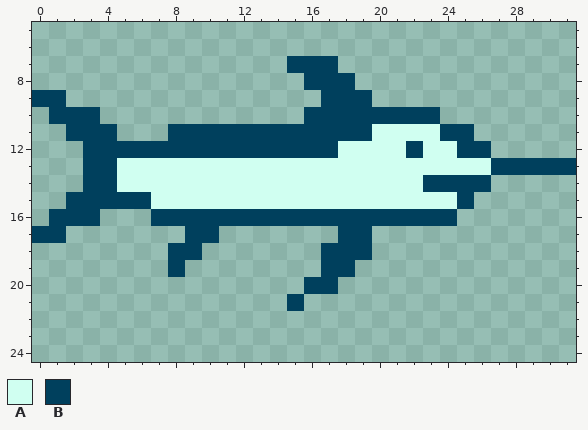
Pixel-art sprite -- Assets/Fish/Swordfish.png. That is the earlier state.
The file is 32x32 pixels. Shown: x 0..31, y 5..24.
Palette (. is transparent): A #d0fff1  B #00405d
Pixels before, first column x 0:
 7 ...............BBB..............
 8 ................BBB.............
 9 BB...............BBB............
10 .BBB............BBBBBBBB........
11 ..BBB...BBBBBBBBBBBBAAAABB......
12 ...BBBBBBBBBBBBBBBAAAABAABB.....
13 ...BBAAAAAAAAAAAAAAAAAAAAAABBBBB
14 ...BBAAAAAAAAAAAAAAAAAABBBB.....
15 ..BBBBBAAAAAAAAAAAAAAAAAAB......
16 .BBB...BBBBBBBBBBBBBBBBBB.......
17 BB.......BB.......BB............
18 ........BB.......BBB............
19 ........B........BB.............
20 ................BB..............
21 ...............B................
The same view after the edit:
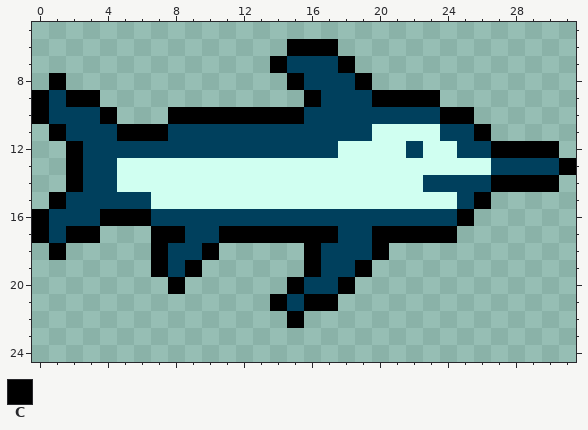
Colours new in this view: C #000000
The commit says: added black outline to swordfish sprite
Changes in this commit:
Colour C now appears in row 6 at x 15 to 17; in row 7 at x 14 and 18; in row 8 at x 1, 15 and 19; in row 9 at x 2 to 3, 16 and 20 to 23; in row 10 at x 0, 4, 8 to 15 and 24 to 25; in row 11 at x 1, 5 to 7 and 26.
Colour C now appears in row 12 at x 2 and 27 to 30; in row 13 at x 2; in row 14 at x 2 and 27 to 30; in row 15 at x 1 and 26; in row 16 at x 0, 4 to 6 and 25; in row 17 at x 2 to 3, 7 to 8, 11 to 17 and 20 to 24.
Colour C now appears in row 18 at x 1, 7, 10, 16 and 20; in row 19 at x 7, 9, 16 and 19; in row 20 at x 8, 15 and 18; in row 21 at x 14 and 16 to 17; in row 22 at x 15.
The author changed colour B to colour C in row 9 at x 0; in row 13 at x 31; in row 17 at x 0.
